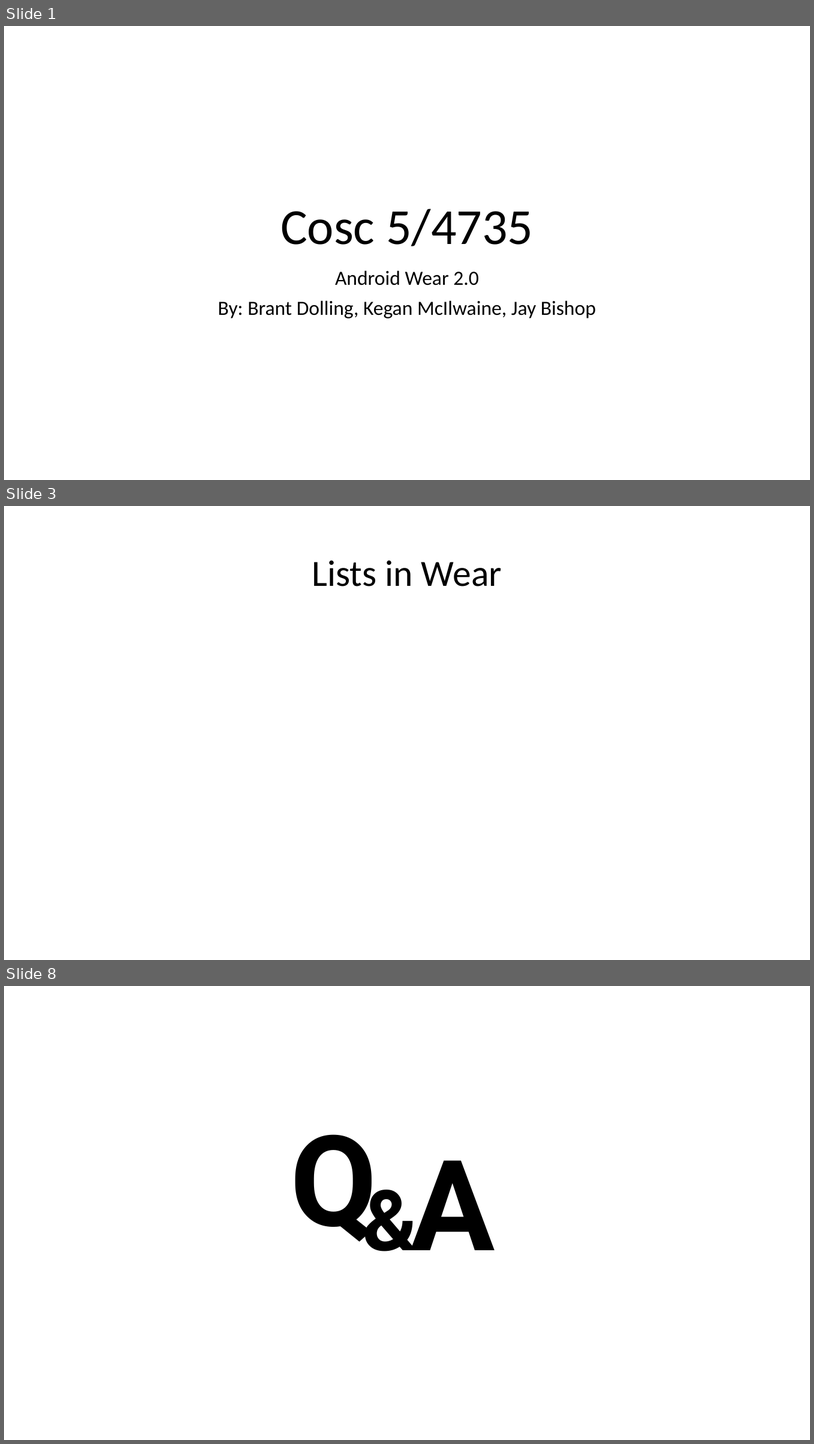
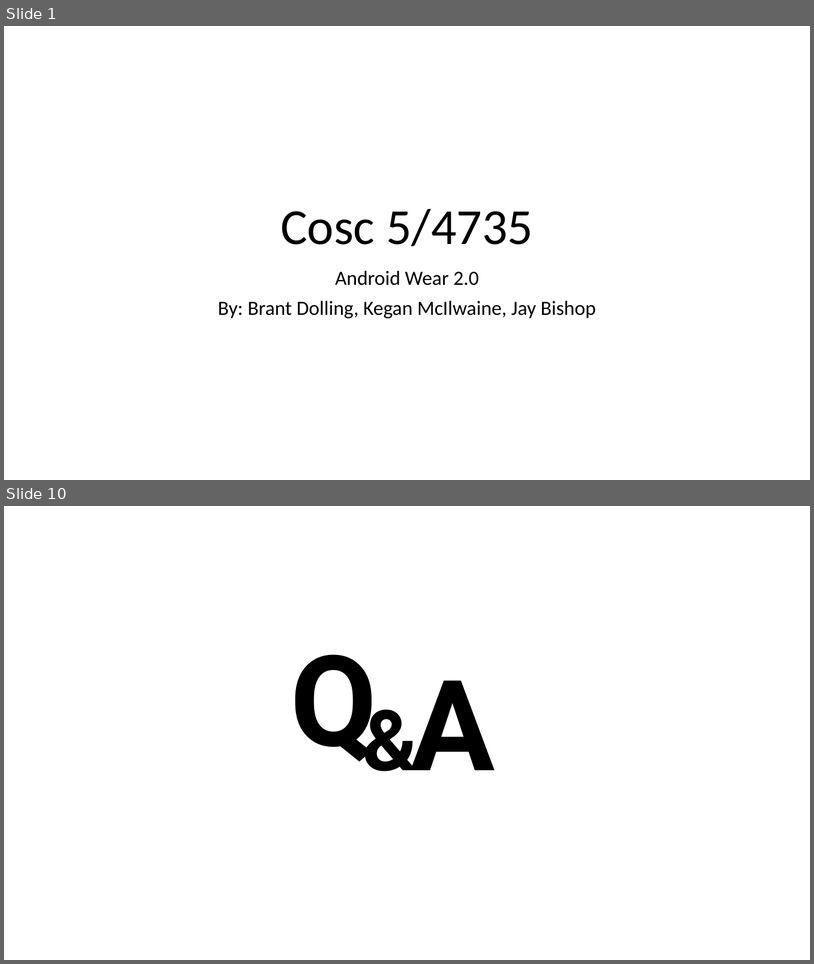
Before and after one commit to JayCBishop/COSC4735_Presentation, a slide deck: Presentation.pptx. Shown one above the other, each under a label of ours: slides 1, 3 and 8 before the commit, slides 1 and 10 after it; the slides between them are not shown. The pictures are 814x1444 and 814x964 pixels, drawn with LibreOffice and Linux fonts; fonts in the diff are those of the drawing. Boxes give left, top, right and bottom in pixels: in the first picture for what was removed or moved away, otherwise in the second. Text is boxed around its words. In the diff, an @@ line names an element or a change of style, - is before the commit and + after.

```diff
--- a/Presentation.pptx
+++ b/Presentation.pptx
@@ slide 3 removed at (4, 506, 810, 960), background #FFFFFF @@
@@ title removed at (312, 560, 502, 586) @@
-Lists in Wear
@@ what was slide 8 is now slide 10 @@
```
Also in this commit, not shown: 1 slide changed, 7 slides added, 4 other slides removed, 40 other files.
